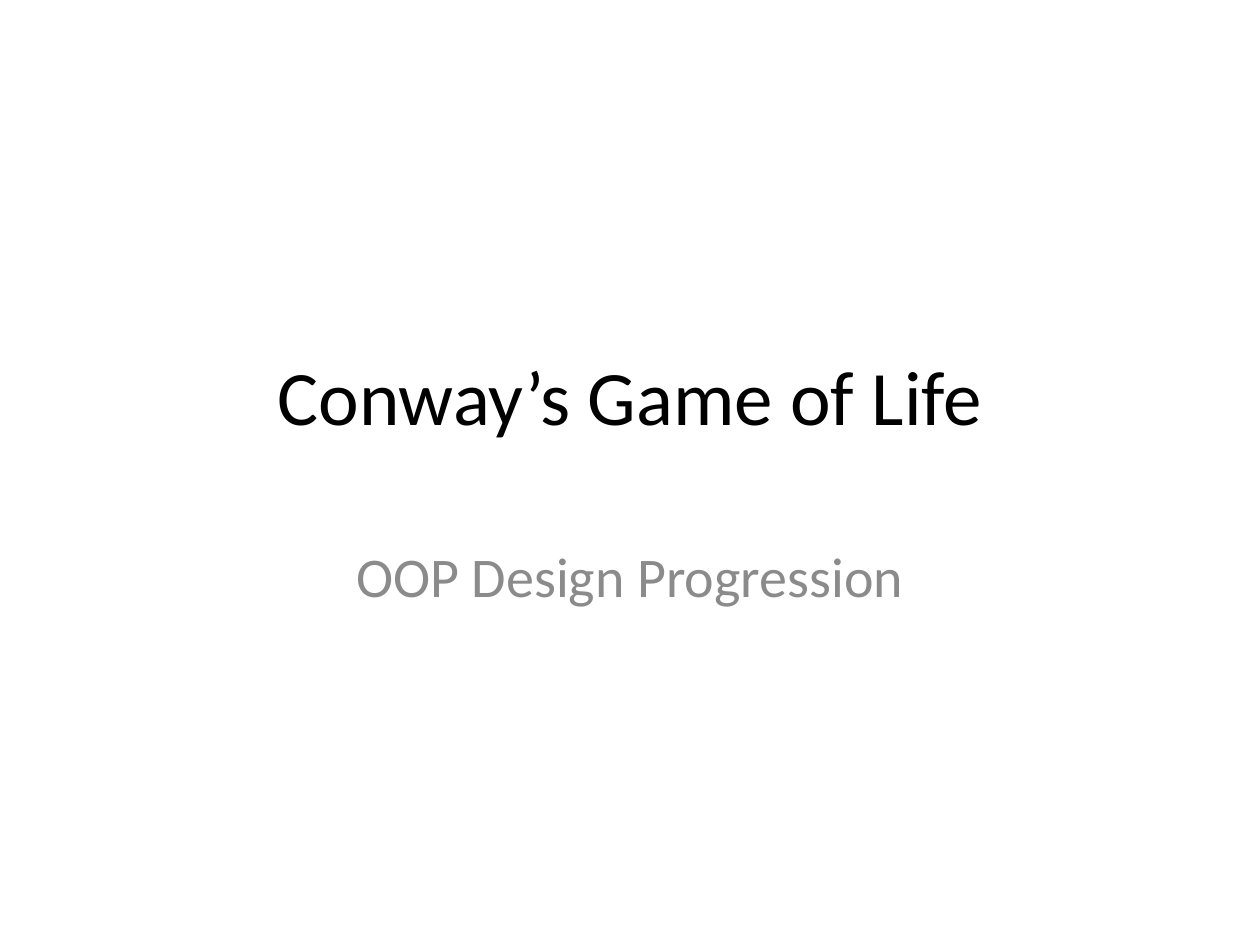
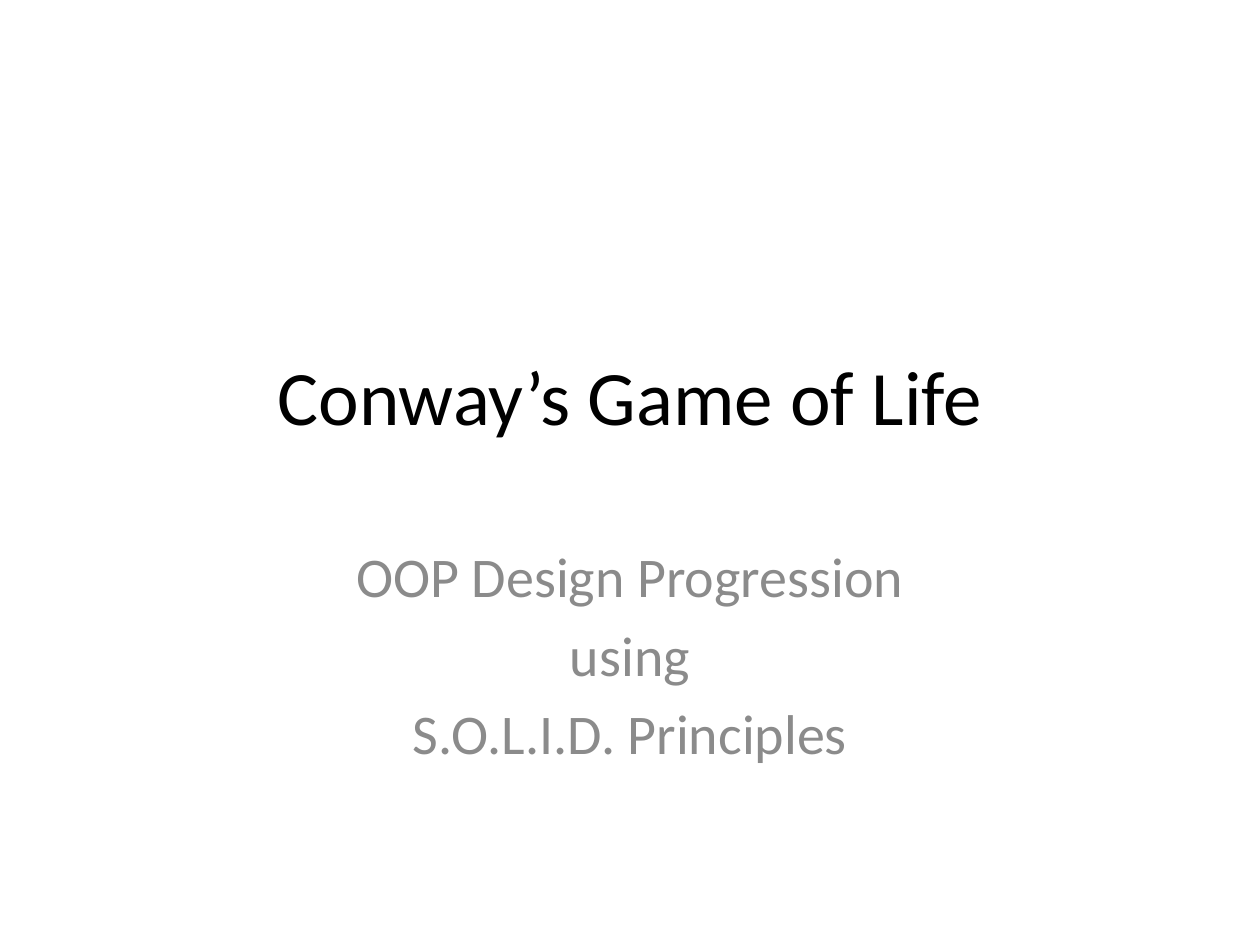
Before and after one commit to skgchn/conways-game-of-life-oop-solid, a slide deck: slide 1 of oop-design-progression.pptx. Drawn at 1260x945 pixels with LibreOffice and Linux fonts; fonts in the diff are those of the drawing. Boxes give left, top, right and bottom in pixels: in the first picture for what was removed or moved away, otherwise in the second. Text is boxed around its words. In the diff, an @@ line names an element or a change of style, - is before the commit and + after.

```diff
--- a/oop-design-progression.pptx
+++ b/oop-design-progression.pptx
@@ subtitle at [412, 637, 847, 763]: paragraphs added @@
+using
+S.O.L.I.D. Principles
```
Also in this commit, not shown: 4 other slides changed, 1 slide added, 1 other file.
